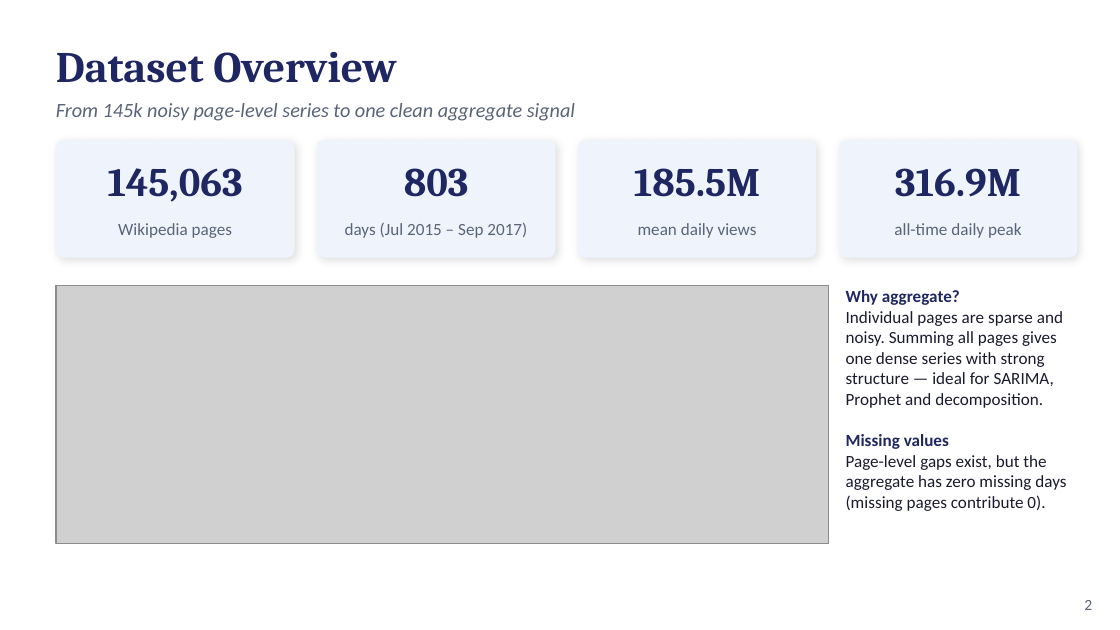
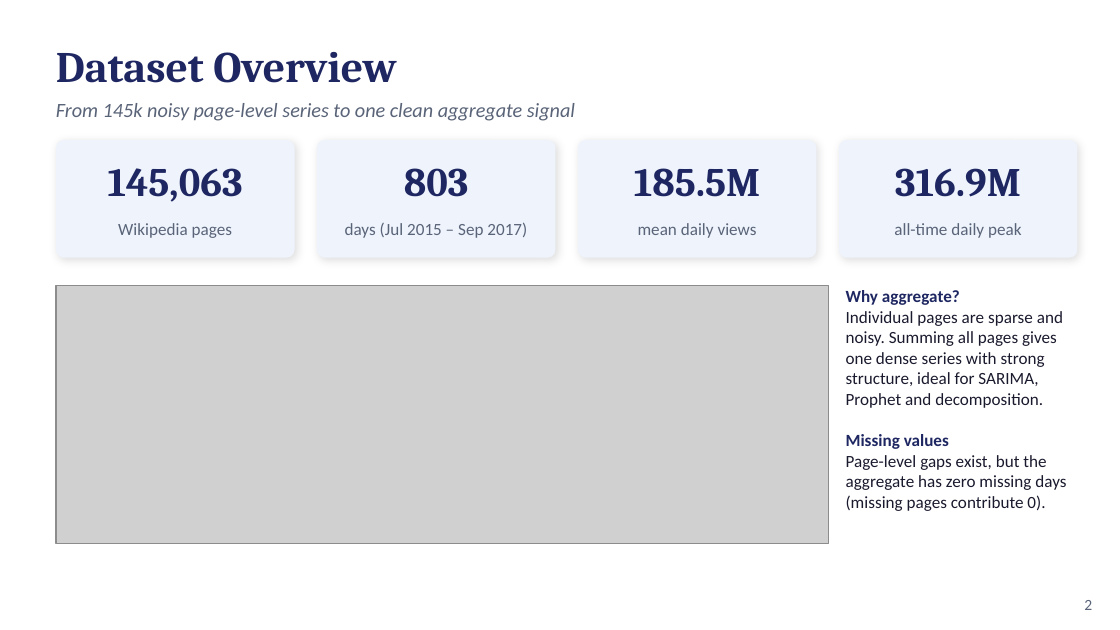
Before and after one commit to AyZee100/web-traffic-forecasting, a slide deck: slide 2 of slides.pptx. Drawn at 1120x630 pixels with LibreOffice and Linux fonts; fonts in the diff are those of the drawing; grey boxes stand for pictures. Boxes give left, top, right and bottom in pixels: in the first picture for what was removed or moved away, otherwise in the second. Text is boxed around its words. In the diff, an @@ line names an element or a change of style, - is before the commit and + after.

```diff
--- a/slides.pptx
+++ b/slides.pptx
@@ text at (x1=846, y1=311, x2=1063, y2=408): text changed @@
-Individual pages are sparse and noisy. Summing all pages gives one dense series with strong structure — ideal for SARIMA, Prophet and decomposition.
+Individual pages are sparse and noisy. Summing all pages gives one dense series with strong structure, ideal for SARIMA, Prophet and decomposition.
```
Also in this commit, not shown: 8 other slides changed, 1 slide added, 1 slide removed.
